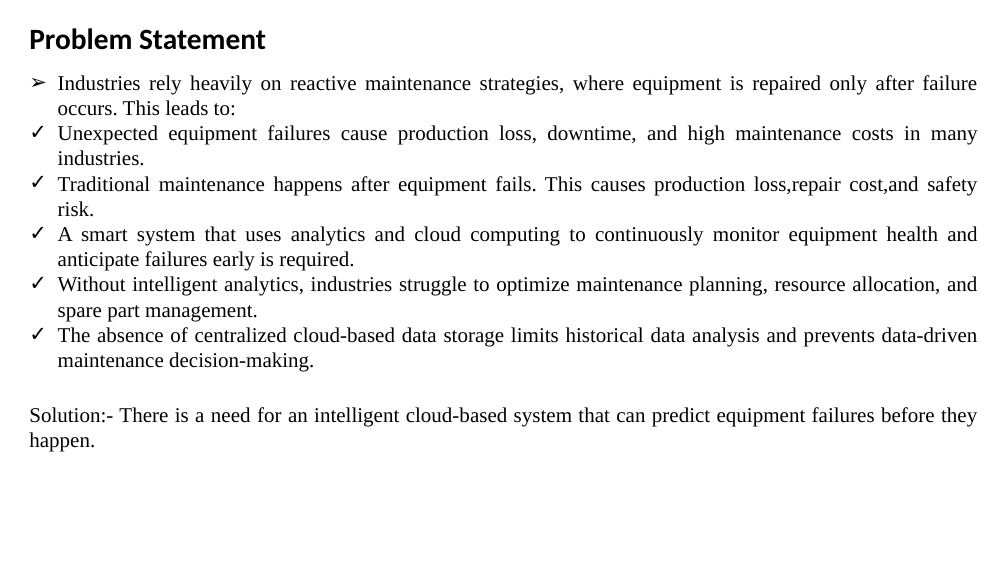
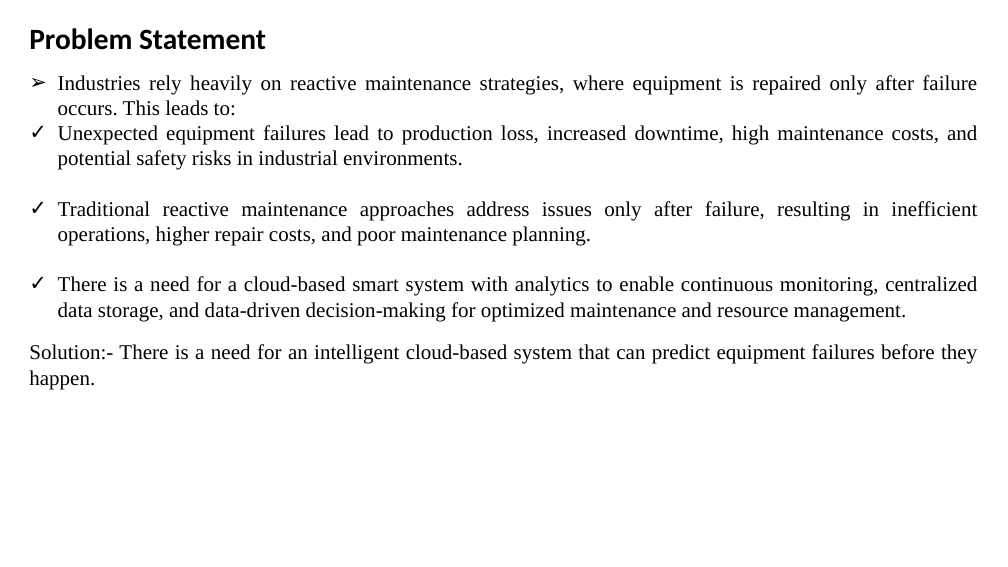
Before and after one commit to megh193/proactiveEquipmentCare, a slide deck: slide 4 of docs/Clg 2nd review.pptx. Drawn at 1008x567 pixels with LibreOffice and Linux fonts; fonts in the diff are those of the drawing. Boxes give left, top, right and bottom in pixels: in the first picture for what was removed or moved away, otherwise in the second. Text is boxed around its words. In the diff, an @@ line names an element or a change of style, - is before the commit and + after.

```diff
--- a/docs/Clg 2nd review.pptx
+++ b/docs/Clg 2nd review.pptx
@@ text at [58, 125, 977, 321]: text changed @@
-✓ Unexpected equipment failures cause production loss, downtime, and high maintenance costs in many industries.
-✓ Traditional maintenance happens after equipment fails. This causes production loss,repair cost,and safety risk.
-✓ A smart system that uses analytics and cloud computing to continuously monitor equipment health and anticipate failures early is required.
-✓ Without intelligent analytics, industries struggle to optimize maintenance planning, resource allocation, and spare part management.
-✓ The absence of centralized cloud-based data storage limits historical data analysis and prevents data-driven maintenance decision-making.
+✓ Unexpected equipment failures lead to production loss, increased downtime, high maintenance costs, and potential safety risks in industrial environments.
+✓ Traditional reactive maintenance approaches address issues only after failure, resulting in inefficient operations, higher repair costs, and poor maintenance planning.
+✓ There is a need for a cloud-based smart system with analytics to enable continuous monitoring, centralized data storage, and data-driven decision-making for optimized maintenance and resource management.
@@ text "Solution:- There is a need ...": place and size @@
-text "Solution:- There is a need ..." at [29, 407, 977, 452]
+text "Solution:- There is a need ..." at [29, 344, 977, 389]
```
Also in this commit, not shown: 6 other slides changed, 2 other files.
